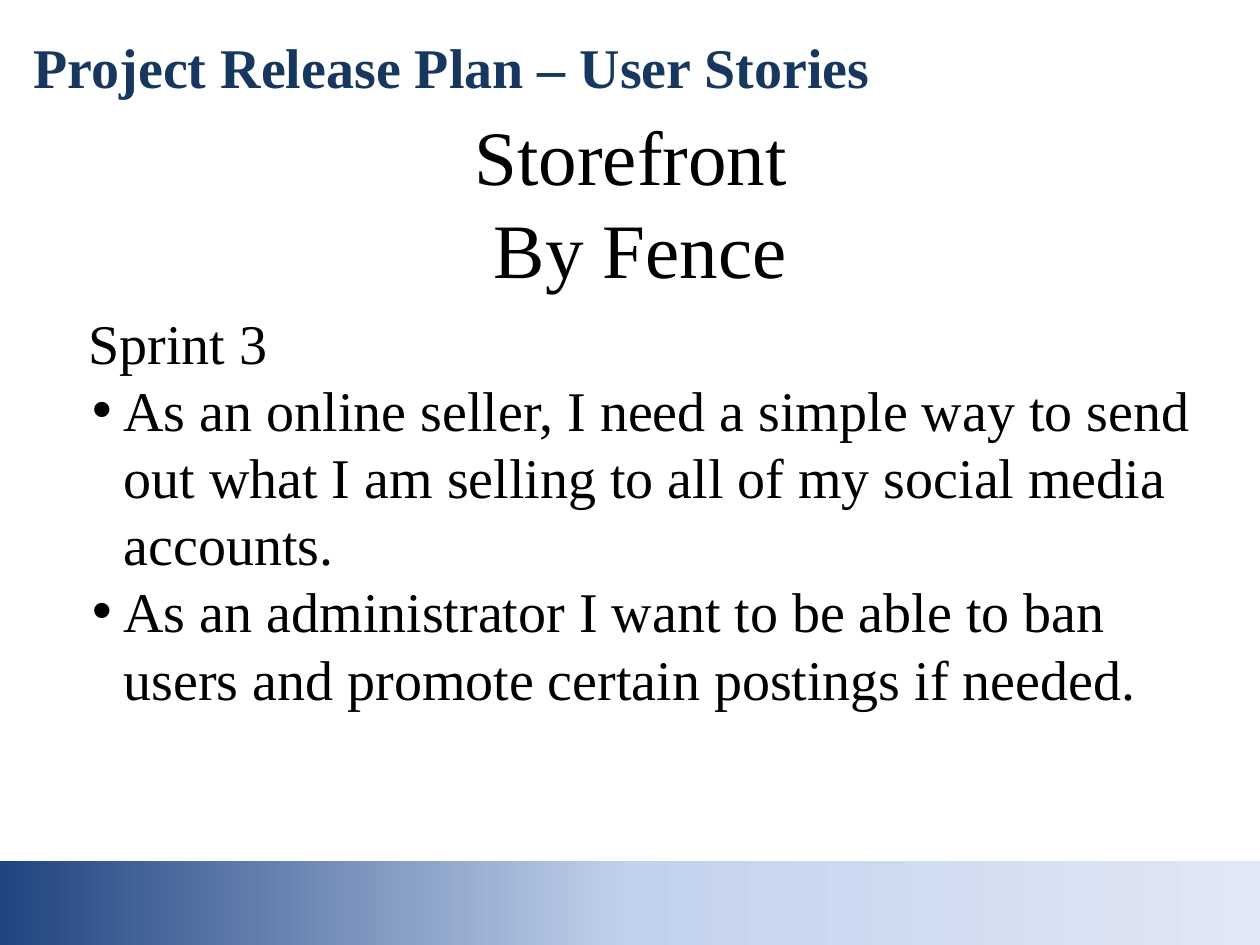
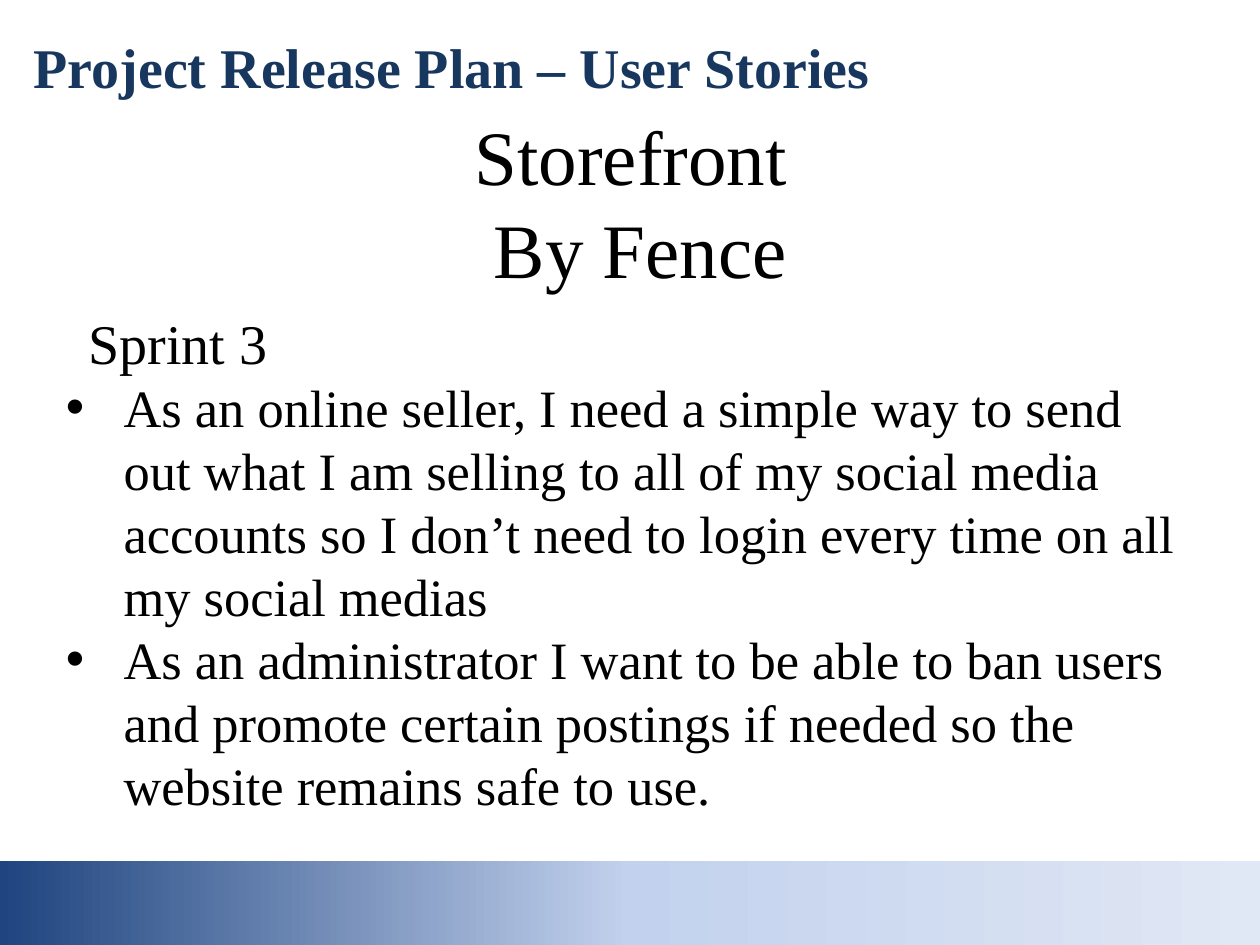
Before and after one commit to Fence-UCSC/Storefront, a slide deck: slide 5 of docs/presentation.pptx. Drawn at 1260x945 pixels with LibreOffice and Linux fonts; fonts in the diff are those of the drawing; background and template pictures are left out. Boxes give left, top, right and bottom in pixels: in the first picture for what was removed or moved away, otherwise in the second. Text is boxed around its words. In the diff, an @@ line names an element or a change of style, - is before the commit and + after.

```diff
--- a/docs/presentation.pptx
+++ b/docs/presentation.pptx
@@ text at bbox=[124, 390, 1173, 806]: text changed; size 32 to 30 pt @@
-• As an online seller, I need a simple way to send out what I am selling to all of my social media accounts.
-• As an administrator I want to be able to ban users and promote certain postings if needed.
+• As an online seller, I need a simple way to send out what I am selling to all of my social media accounts so I don’t need to login every time on all my social medias
+• As an administrator I want to be able to ban users and promote certain postings if needed so the website remains safe to use.
```
Also in this commit, not shown: 2 other slides changed, 2 other files.
